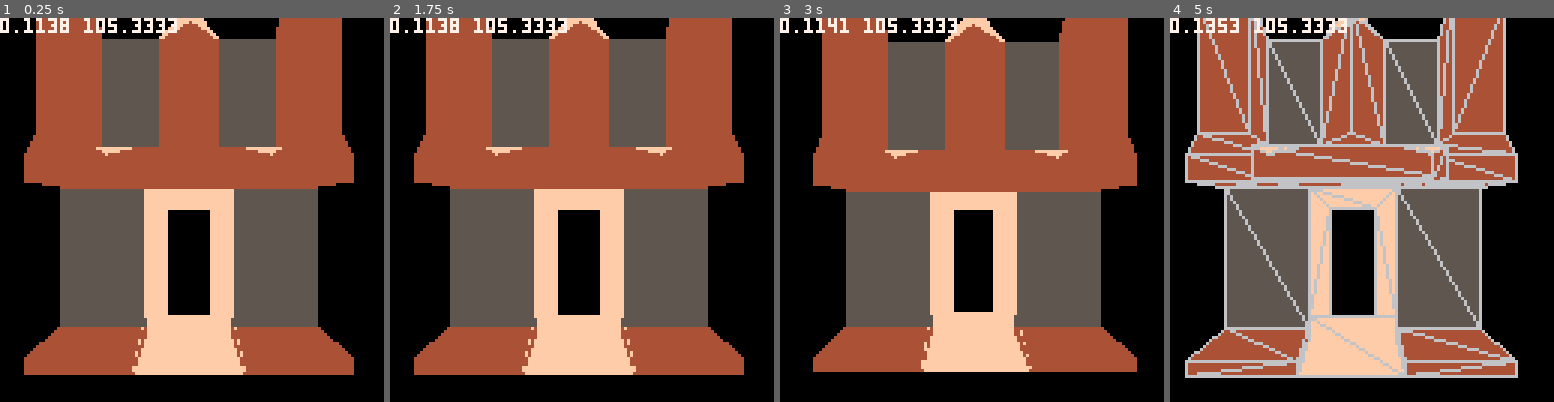
Above: before the commit, frames 1-4 (left to right).
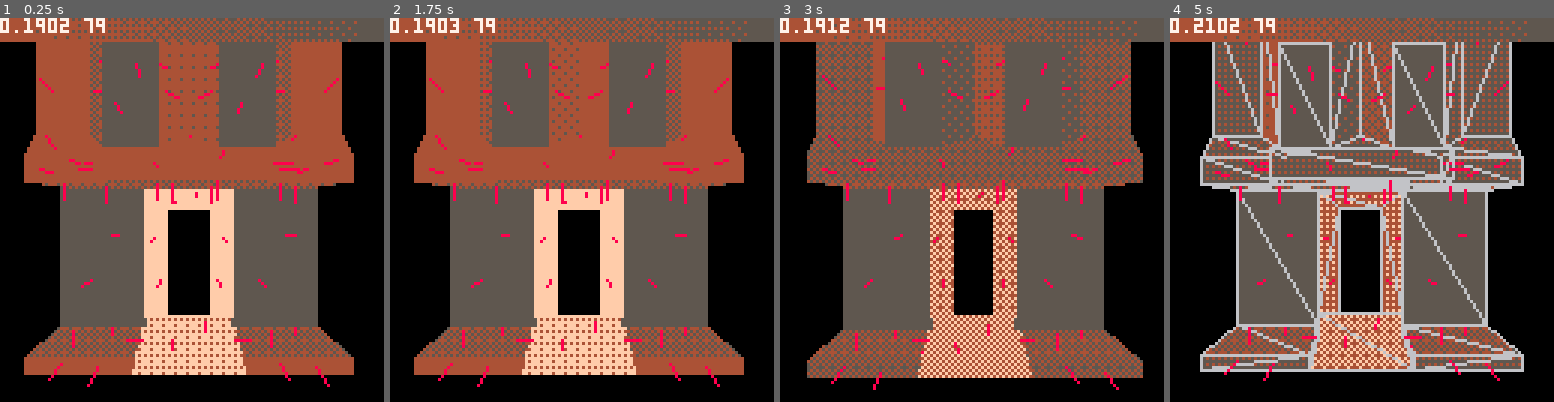
Above: after the commit, the same moments.

Repository: yourykiki/pico8
Game: PICO-8 cartridge model_nab.p8
Two runs of this game, one before a commit and one after it. Both use one fixed random seed, a clock stepped at 60 frames per second and the inputs below.
Inputs:
- Up to frame 1 (0.25 s): no input
- Up to frame 2 (1.75 s): tap X (X key) at 0.33, 1.07 s; hold Right from 1.6 s (still down)
- Up to frame 3 (3 s): tap X (X key) at 1.85, 2.97 s; release Right at 2.1 s; hold Up 2.15-2.42 s; hold Right from 2.47 s (still down)
- Up to frame 4 (5 s): release Right at 3.03 s; hold Left 3.08-3.58 s; hold Down 3.63-3.97 s; hold Right 4.02-4.68 s; tap X (X key) at 4.08 s; hold Up from 4.73 s (still down)

The runs differ from the first frame. In frame 1, 11% of the frame differs, in the area x 0-100%, y 0-97%; in frame 2, 10%; in frame 3, 30%; in frame 4, 44%, in the area x 0-100%, y 0-95%.

Commit message:
precalc normals, face center & show normals (#3)
* precalc normals, face center & show normals

* normals backface culling and flat shading

Diff:
--- a/model_nab.p8
+++ b/model_nab.p8
@@ -4,7 +4,7 @@
 -- model nabateen
 
 local cam,scl,wf={},3,false
-
+local norms,fcntrs,fnorms={},{},{}
 local pnts={
  {-48,4,16},{-16,4,16},{-16,4,0},{-48,4,0},
  {-16,0,16},{-16,0,0},{-48,0,0},
@@ -23,34 +23,56 @@
  {32,112,16},{48,112,16},{32,120,4},{48,112,4},{32,72,4},--54
  {-12,112,16},{12,112,16},{0,112,4},{0,120,16}
 }
+local col1,col2,col3=0x54,0x4f,0x55
 local tris={
- 1,2,3,4, 1,3,4,4, 2,5,6,4, 2,6,3,4,
- 3,6,7,4, 3,7,4,4,
- 8,9,10,4, 8,10,11,4, 8,11,14,4, 8,14,12,4,
- 10,13,14,4, 10,14,11,4,
- 15,16,14,15, 15,14,6,15, 15,6,5,4, 16,12,14,4,
- 17,18,2,5, 17,2,1,5, 19,20,9,5, 19,9,8,5,
- 18,19,22,15, 18,22,21,15, 19,16,22,15, 22,16,23,15,
- 18,21,15,15, 21,24,15,15,
- 26,18,17,4, 25,26,17,4,
- 28,20,19,4, 27,28,19,4,
- 27,19,18,4, 18,26,27,4, 26,29,30,4, 26,30,27,4,
- 31,32,49,15, 32,36,49,15, 33,34,54,15, 33,54,36,15,
- 35,36,39,4, 35,39,38,4, 36,37,42,4, 36,42,41,4,
- 38,39,26,4, 38,26,25,4, 41,42,28,4, 41,28,27,4,
- 39,43,26,4, 29,26,43,4, 43,44,30,4, 43,30,29,4,
- 44,41,27,4, 44,27,30,4,
- 39,36,40,15, 39,40,43,15, 40,36,41,15, 40,41,44,15,
- 40,44,43,4,
- 45,46,48,15, 45,48,47,15,
- 48,46,31,4, 48,31,49,4, 47,48,49,4, 47,49,35,4,
- 50,51,52,15, 51,53,52,15,
- 52,53,54,4, 53,37,54,4, 50,52,34,4, 34,52,54,4,
- 56,33,57,4, 57,33,36,4, 55,57,32,4, 32,57,36,4,
- 56,57,58,15, 57,55,58,15,
- 46,55,32,5, 46,32,31,5, 56,50,34,5, 56,34,33,5
+ 1,2,3,col1, 1,3,4,col1,
+ 2,5,6,col1, 2,6,3,col1,
+ 3,6,7,col1, 3,7,4,col1,
+ 8,9,10,col1, 8,10,11,col1,
+ 8,11,14,col1, 8,14,12,col1,
+ 10,13,14,col1, 10,14,11,col1,
+ 15,16,14,col2, 15,14,6,col2,
+ 15,6,5,col1, 16,12,14,col1,
+ 17,18,2,col3, 17,2,1,col3,
+ 19,20,9,col3, 19,9,8,col3,
+ 18,19,22,col2, 18,22,21,col2,
+ 19,16,22,col2, 22,16,23,col2,
+ 18,21,15,col2, 21,24,15,col2,
+ 26,18,17,col1, 25,26,17,col1,
+ 28,20,19,col1, 27,28,19,col1,
+ 27,19,18,col1, 18,26,27,col1,
+ 26,29,30,col1, 26,30,27,col1,
+ 31,32,49,col2, 32,36,49,col2,
+ 33,34,54,col2, 33,54,36,col2,
+ 35,36,39,col1, 35,39,38,col1,
+ 36,37,42,col1, 36,42,41,col1,
+ 38,39,26,col1, 38,26,25,col1,
+ 41,42,28,col1, 41,28,27,col1,
+ 39,43,26,col1, 29,26,43,col1,
+ 43,44,30,col1, 43,30,29,col1,
+ 44,41,27,col1, 44,27,30,col1,
+ 39,36,40,col2, 39,40,43,col2,
+ 40,36,41,col2, 40,41,44,col2,
+ 40,44,43,col1,
+ 45,46,48,col2, 45,48,47,col2,
+ 48,46,31,col1, 48,31,49,col1,
+ 47,48,49,col1, 47,49,35,col1,
+ 50,51,52,col2, 51,53,52,col2,
+ 52,53,54,col1, 53,37,54,col1,
+ 50,52,34,col1, 34,52,54,col1,
+ 56,33,57,col1, 57,33,36,col1,
+ 55,57,32,col1, 32,57,36,col1,
+ 56,57,58,col2, 57,55,58,col2,
+ 46,55,32,col3, 46,32,31,col3,
+ 56,50,34,col3, 56,34,33,col3
 }
 
+local dit={
+ 0x0000,0x8000,0x8020,0xa020,
+ 0xa0a0,0xa4a0,0xa4a1,0xa5a1,
+ 0xa5a5,0xe5a5,0xa5b5,0xf5b5,
+ 0xf5f5,0xfdf5,0xfdf7,0xffff
+}
 
 function init_cam()
  return {
@@ -96,15 +118,40 @@
   end
  }
 end
-
+function init_norm()
+ for i=1,#tris,4 do
+  local v1,v2,v3=
+   v_clone(pnts[tris[i]]),
+   v_clone(pnts[tris[i+1]]),
+   v_clone(pnts[tris[i+2]])
+
+  local f=
+   {(v1[1]+v2[1]+v3[1])/3,
+    (v1[2]+v2[2]+v3[2])/3,
+    (v1[3]+v2[3]+v3[3])/3}
+  add(fcntrs,f)
+  -- normal
+  v_add(v2,v1,-1)
+  v_add(v3,v1,-1)
+  local n=v_cross(v2,v3)
+  v_normz(n)
+  add(norms,n)
+  -- normal for rendering
+  local f2,n2=v_clone(f),v_clone(n)
+  v_scale(n2,5)
+  v_add(f2,n2)
+  add(fnorms,f2)
+ end
+end
 function _init()
  cam=init_cam()
+ init_norm()
 end
 function _update()
  if (btn(⬆️)) cam:mf(0.25)
  if (btn(⬇️)) cam:sb(0.25)
- if (btn(⬅️)) cam.ang-=0.02
- if (btn(➡️)) cam.ang+=0.02
+ if (btn(⬅️)) cam.ang-=0.01
+ if (btn(➡️)) cam.ang+=0.01
  if (btn(⬆️,1)) cam.pos[2]+=1
  if (btn(⬇️,1)) cam.pos[2]-=1
  if (btnp(❎)) wf=not wf
@@ -116,6 +163,8 @@
  --camera(-60,-127)
  -- proj
  local proj=cam:proj(pnts)
+ local pcntr=cam:proj(fcntrs)
+ local pnorm=cam:proj(fnorms)
  -- draw
  color(6)
  for i=1,#tris,4 do
@@ -125,20 +174,60 @@
    proj[tris[i+2]],
    tris[i+3]
   --if (i==154) color (8)
-  tri(v1[1],v1[2],v2[1],v2[2],v3[1],v3[2],c)
+  local idx=(i-1)/4+1
+  local norm=norms[idx]
+  local vp=v_clone(pnts[tris[i]])
+  local vcam=cam.pos
+  v_add(vp,vcam,-1)
+
+  if v_dot(norm,vp)<0 then
+   color(c)
+   --local lgt={0,0,1}
+   local a=cam.ang
+   local lgt={cos(a),0,-sin(a)}
+   v_normz(lgt)
+   local ptn=v_dot(norms[idx],lgt)
+   ptn=flr(ptn*8+8)
+--   print(ptn)
+   fillp(dit[flr(ptn)])
+
+   tri(v1[1],v1[2],v2[1],v2[2],v3[1],v3[2],c)
+  end
   -- wireframe
+  fillp()
   if wf then
    line(v1[1],v1[2],v2[1],v2[2],6)
    line(v3[1],v3[2])
    line(v1[1],v1[2])
   end
- end
+  -- normals
+--  if i>150 and i<330 then
+
+   local n1=pcntr[idx]
+   local n2=pnorm[idx]
+   line(n1[1],n1[2],n2[1],n2[2],8)
+--  end
+ end
+ -- test dither
+ for i=1,#dit do
+  color(0x54)
+  fillp(dit[i])
+  rectfill((i-1)*8,0,i*8,7)
+ end
+ fillp()
  -- pouet
  --camera()
  print(stat(1).." "
-   ..(#tris/3).." ",0,0,7)
-end
-
+   ..(#tris/4).." ",0,0,7)
+end
+
+
+-- not sure it will survive
+function tri_vis(vcam,n,v)
+ return (n[1]*(v[1]-vcam[1])+
+         n[2]*(v[2]-vcam[2])+
+         n[3]*(v[3]-vcam[3]))<0
+end
 -->8
 -- @p01
 function p01_trapeze_h(l,r,lt,rt,y0,y1)
@@ -162,7 +251,7 @@
  end
 end
 function tri(x0,y0,x1,y1,x2,y2,col)
- color(col)
+-- color(col)
  if(y1<y0)x0,x1,y0,y1=x1,x0,y1,y0
  if(y2<y0)x0,x2,y0,y2=x2,x0,y2,y0
  if(y2<y1)x1,x2,y1,y2=x2,x1,y2,y1
@@ -179,10 +268,207 @@
   p01_trapeze_w(y1,col,y2,y2,x1,x2)
  end
 end
-…(7 lines of a section not shown)…
+-->8
+-- @fred72 3d utils
+function v_cross(a,b)
+ local ax,ay,az=a[1],a[2],a[3]
+ local bx,by,bz=b[1],b[2],b[3]
+ return {ay*bz-az*by,az*bx-ax*bz,ax*by-ay*bx}
+end
+function v_clone(v)
+ return {v[1],v[2],v[3]}
+end
+function v_scale(v,scale)
+ v[1]*=scale
+ v[2]*=scale
+ v[3]*=scale
+end
+function v_add(v,dv,scale)
+ local s=scale or 1
+ v[1]+=s*dv[1]
+ v[2]+=s*dv[2]
+ v[3]+=s*dv[3]
+end
+function v_len(v)
+ local x,y,z=v[1],v[2],v[3]
+ local d=max(max(abs(x),abs(y)),abs(z))
+ x/=d
+ y/=d
+ z/=d
+ return d*(x*x+y*y+z*z)^0.5
+end
+function v_normz(v)
+ local d=v_len(v)
+ v[1]/=d
+ v[2]/=d
+ v[3]/=d
+end
+function v_dot(a,b)
+ return a[1]*b[1]+a[2]*b[2]+a[3]*b[3]
+end
+-->8
+--triplefox with ciura's sequence
+--https://www.lexaloffle.com/bbs/?tid=2477
+shell_gaps={701,301,132,57,23,10,4,1}
+function shellsort(a)
+ for gap in all(shell_gaps) do
+  if gap<=#a then
+   for i=gap,#a do
+    local t=a[i]
+    local j=i
+    while j>gap and
+       a[j-gap].key>t.key do
+     a[j]=a[j-gap]
+     j-=gap
+    end
+    a[j]=t
+   end
+  end
+ end
+end
+…(146 lines of a section not shown)…
Not shown, changed: 145 lines of the sprite sheet (__gfx__) section of model_nab.p8
Not shown, changed: the thumbnail (__label__) section of model_nab.p8
